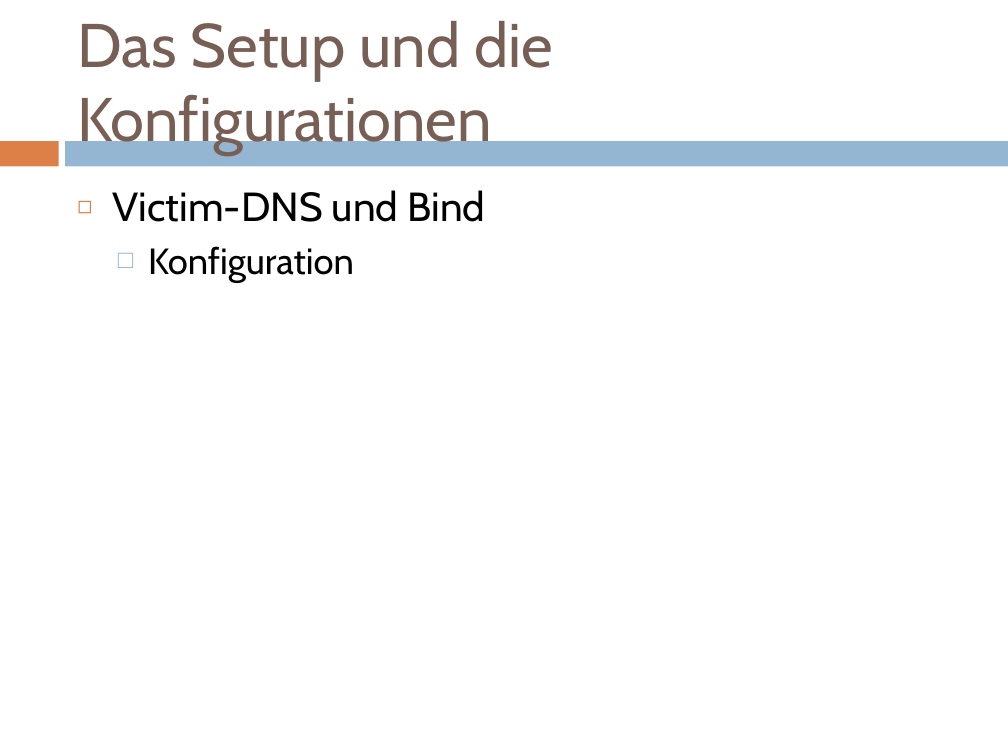
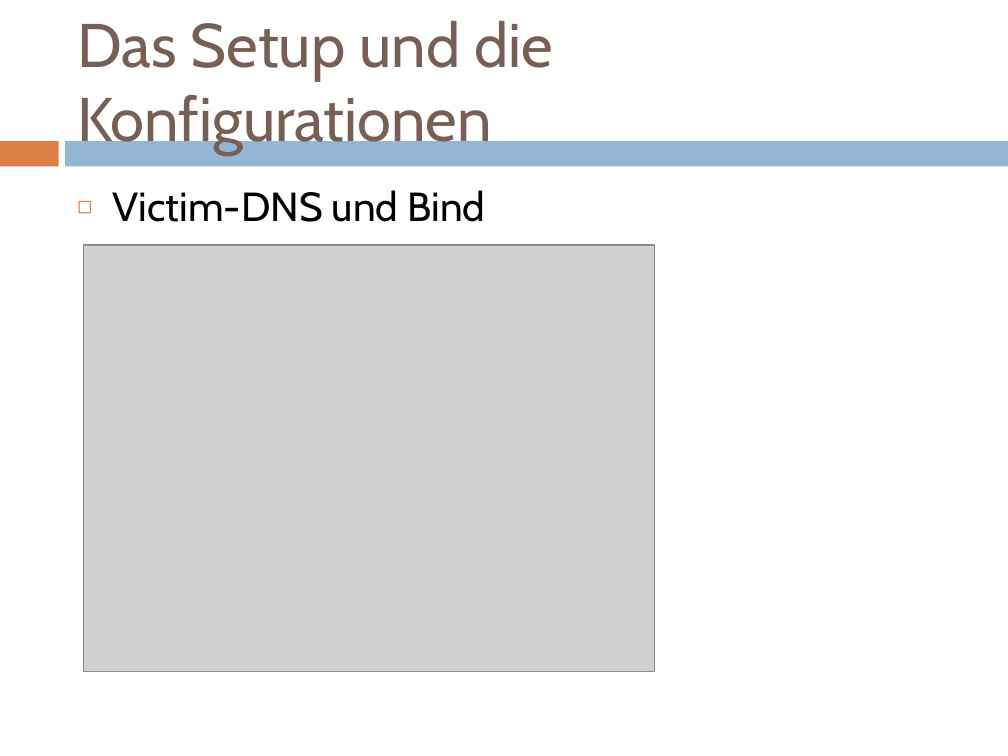
Before and after one commit to doctordebug/Hackerpraktikum, a slide deck: slide 10 of Präsentationen/PT3.pptx (slide 11 before the commit). Drawn at 1008x756 pixels with LibreOffice and Linux fonts; fonts in the diff are those of the drawing; grey boxes stand for pictures. Boxes give left, top, right and bottom in pixels: in the first picture for what was removed or moved away, otherwise in the second. Text is boxed around its words. In the diff, an @@ line names an element or a change of style, - is before the commit and + after.

```diff
--- a/Präsentationen/PT3.pptx
+++ b/Präsentationen/PT3.pptx
@@ picture added at (84, 245, 655, 672) @@
@@ text at (148, 246, 354, 282): paragraph removed @@
-  □ Konfiguration
```
Also in this commit, not shown: 3 other slides changed, 1 slide added, 2 slides removed, 4 other files.
